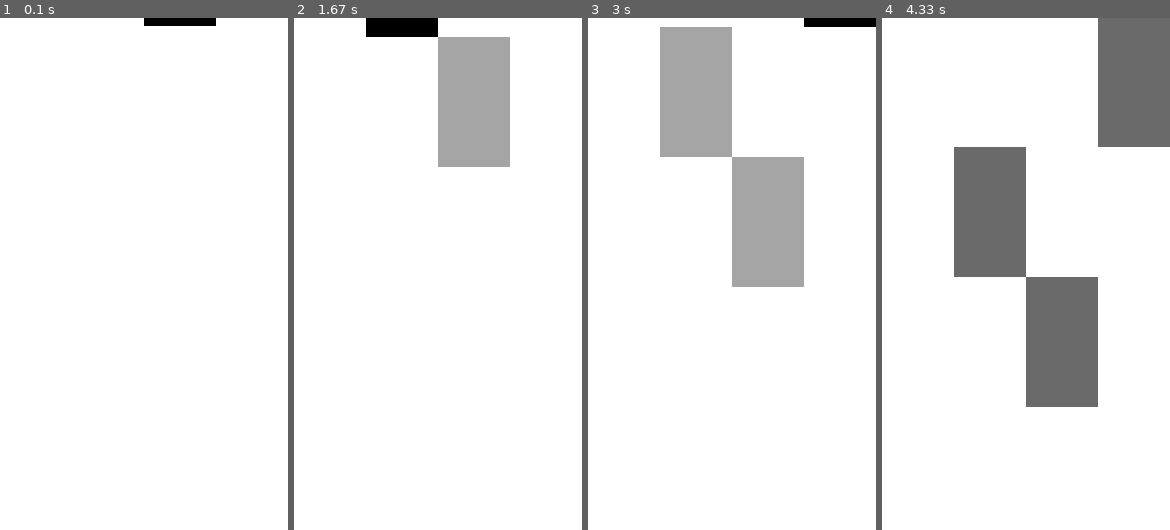
Above: before the commit, frames 1-4 (left to right).
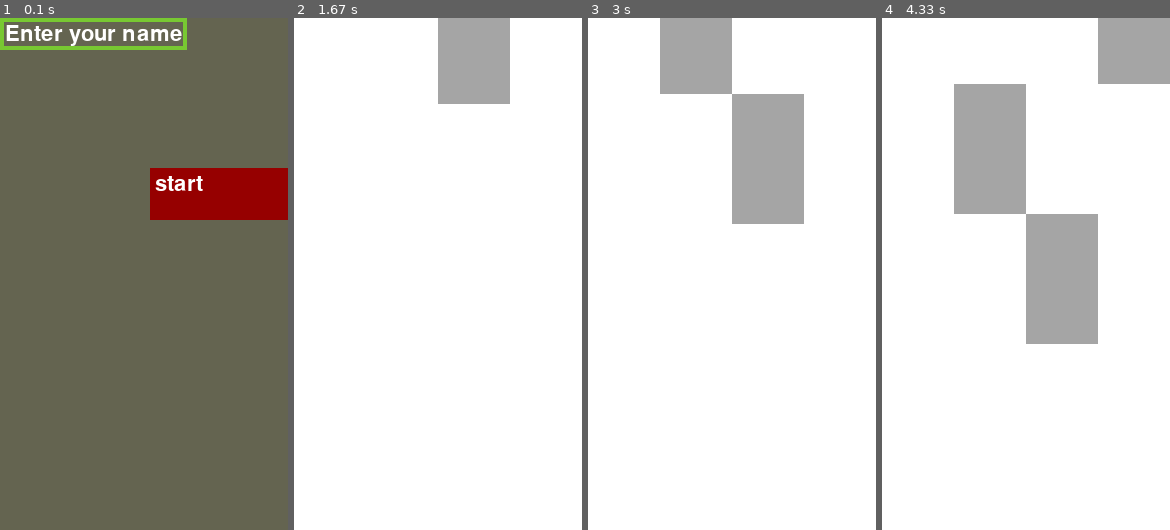
Above: after the commit, the same moments.

Repository: Pkpratik/pygame-class
Game: pygame game, started from piano_tiles/piano.py
The game is run twice, just before and just after one commit, with the same random seed, the same clock (stepped at 60 frames per second) and the same inputs.
Inputs (mouse positions are in pixels of both pictures, inside the frame that each line leads up to):
- Up to frame 1 (0.1 s): no input
- Up to frame 2 (1.67 s): click (386, 33) at 0.38 s, where only the run after the commit has a clickable "Enter your name"; click (512, 192) at 0.72 s, where only the run after the commit has a clickable "start"; click (472, 33) at 1.05 s
- Up to frame 3 (3 s): click (697, 28) at 2.38 s
- Up to frame 4 (4.33 s): click (1135, 23) at 3.72 s

The runs differ from the first frame. In frame 1, 99% of the frame differs, in the area x 0-100%, y 0-100%; in frame 2, 4.9%; in frame 3, 10%; in frame 4, 25%.

Commit message:
implemented start button and player name input

Diff:
--- a/piano_tiles/piano.py
+++ b/piano_tiles/piano.py
@@ -34,16 +34,22 @@
 fps=30
 
 #player name input
-player_name=""
+player_name="Enter your name"
 base_font=pygame.font.Font(None,32)
 input_active=False
-input_rect= pygame.Rect(200,200,140,32)
+input_rect= pygame.Rect(0,0,140,32)
 color_active=(40,40,150)
-color_passive=(100,100,100)
+color_passive=(120,200,50)
 color=color_passive
 
+# game start button
+start_rect= pygame.Rect(150,150,140,52)
+
+
+
 #player name input
-while True:
+run=True
+while run:
     for event in pygame.event.get():
         if event.type==pygame.QUIT:
             pygame.quit()
@@ -54,23 +60,33 @@
             else:
                 input_active=False
                 color=color_passive
+            if start_rect.collidepoint(pygame.mouse.get_pos()):
+                run=False
 
         if input_active==True:
+            if player_name=="Enter your name":
+                player_name=""
             if event.type==pygame.KEYDOWN:
                 if event.key==pygame.K_BACKSPACE:
-                    user_text=user_text[:-1]
+                    player_name=player_name[:-1]
                 else:
-                    user_text+=event.unicode
+                    player_name+=event.unicode
 
-    screen.fill((0,0,0))
+    screen.fill((100,100,80))
 
+    # player name box display
+    pygame.draw.rect(screen,color,input_rect,4)
+    name_surface = base_font.render(player_name,True,(255,255,255))
+    screen.blit(name_surface,(input_rect.x+5,input_rect.y+5))
+    input_rect.w = max(name_surface.get_width()+10,140)
 
-    pygame.draw.rect(screen,color,input_rect,4)
-    text_surface = base_font.render(player_name,True,(255,255,255))
-    screen.blit(text_surface,(input_rect.x+5,input_rect.y+5))
-    input_rect.w = max(text_surface.get_width()+10,140)
+    #start button display
+    pygame.draw.rect(screen,(150,0,0),start_rect)
+    start_surface = base_font.render("start",True,(255,255,255))
+    screen.blit(start_surface,(start_rect.x+5,start_rect.y+5))
 
-    break
+    pygame.display.update()
+
 
 #actual game
 run=True
@@ -83,9 +99,10 @@
         if event.type==pygame.MOUSEBUTTONDOWN:
             col=pygame.sprite.spritecollide(mouseobj,tile_group,False)
             for i in col:
-                i.alive=False
-                score+=1
-                print(score)
+                if i.alive==True:
+                    score+=1
+                    i.alive=False
+                    print(score)
 
     #another way of checking collision
     #tile_group.update(speed)
@@ -102,7 +119,7 @@
 
 
 
-    # mouse and tile collision and game end on tile reaching bottom
+    # new tile creation and game end on tile reaching bottom
     tile_group.update(speed)
     if len(tile_group)>0:
         # when there are other tiles
